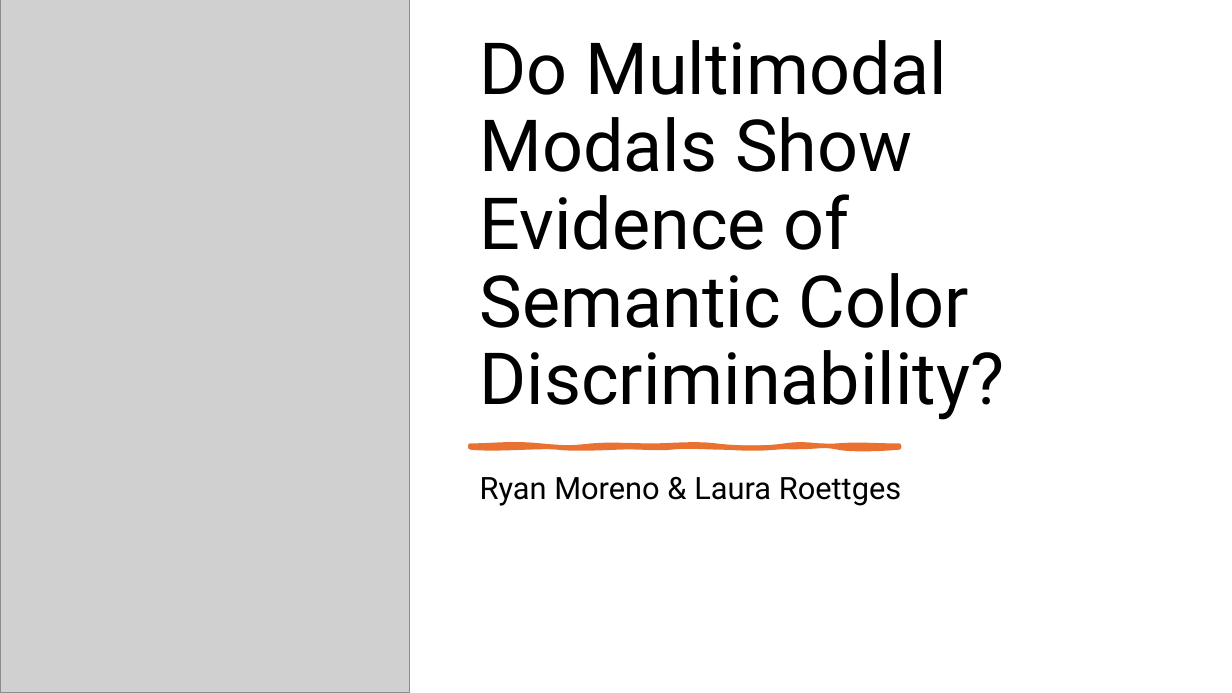
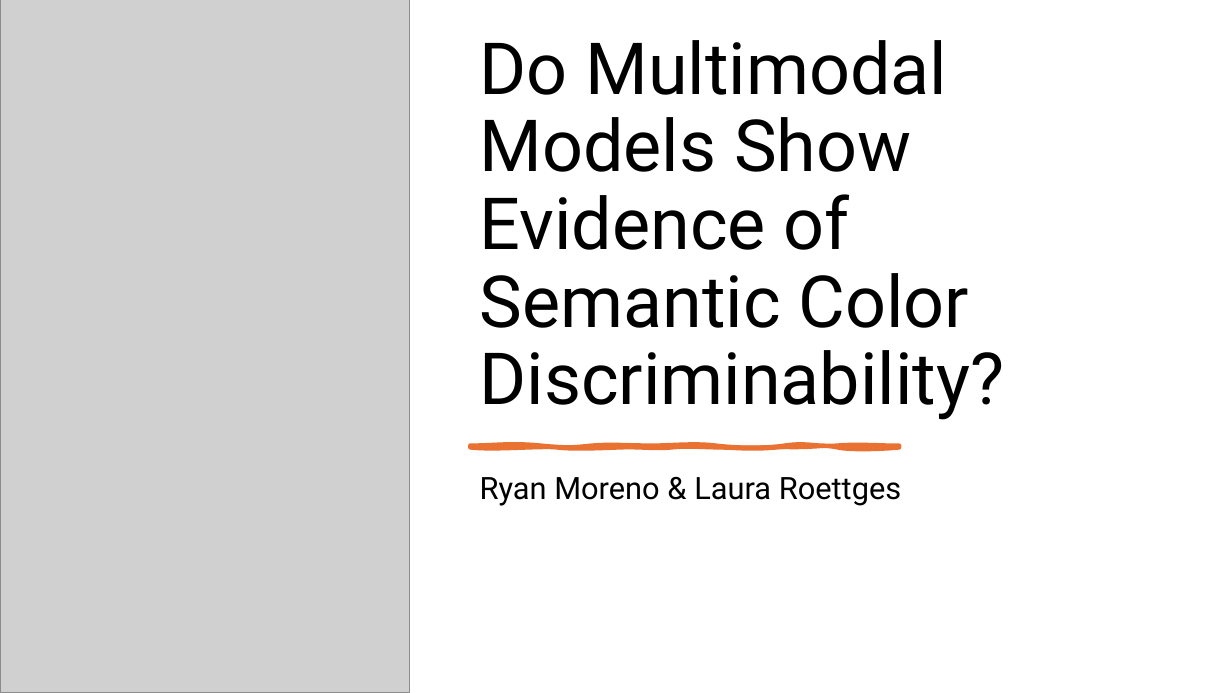
Before and after one commit to ryan-moreno/BMI_771_project, a slide deck: slide 1 of Presentation.pptx. Drawn at 1232x693 pixels with LibreOffice and Linux fonts; fonts in the diff are those of the drawing; grey boxes stand for pictures. Boxes give left, top, right and bottom in pixels: in the first picture for what was removed or moved away, otherwise in the second. Text is boxed around its words. In the diff, an @@ line names an element or a change of style, - is before the commit and + after.

```diff
--- a/Presentation.pptx
+++ b/Presentation.pptx
@@ title at (480,40,1004,420): text changed @@
-Do Multimodal Modals Show Evidence of Semantic Color Discriminability?
+Do Multimodal Models Show Evidence of Semantic Color Discriminability?
```
Also in this commit, not shown: 16 other slides changed, 2 slides added, 2 slides removed.
